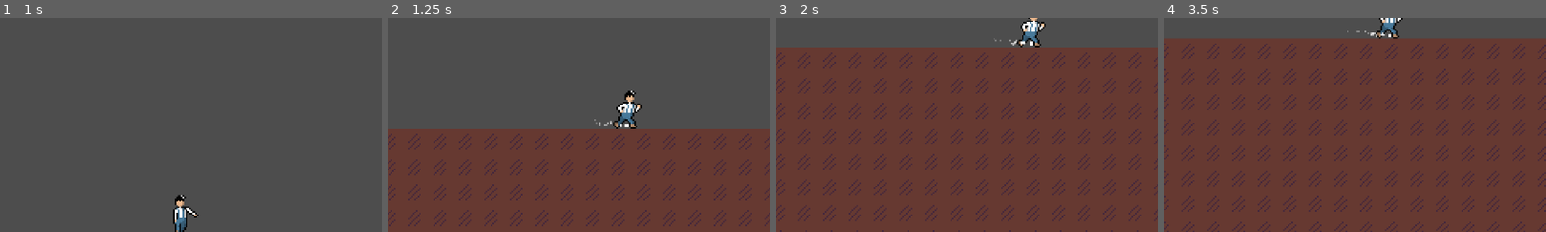
Above: before the commit, frames 1-4 (left to right).
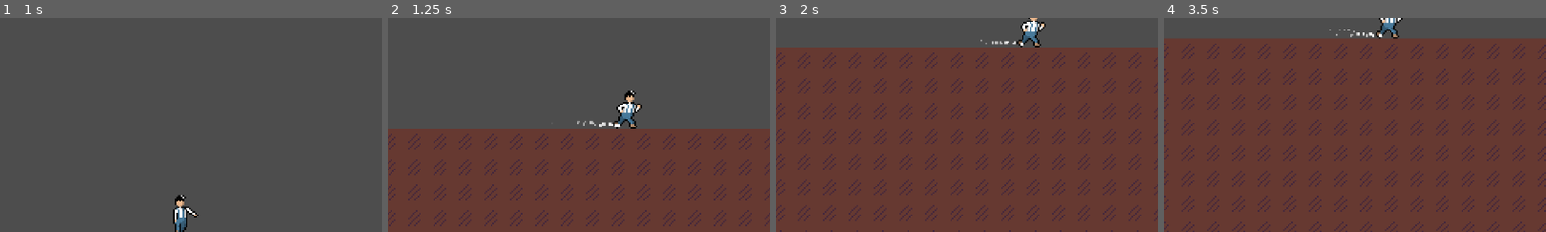
Above: after the commit, the same moments.

Repository: tixvage/bgj25.2
Game: Godot game, scene res://scenes/main.tscn
The game is run twice, just before and just after one commit, with the same random seed, the same clock (stepped at 60 frames per second) and the same inputs. The engine's default icon, where the game draws it, is replaced by a stand-in: a white triangle on a blue panel in a dark square. Sound files missing from this copy of the repository are replaced by a short silence.
Inputs (mouse positions are % of the whole screen's width and height, from its top left):
- Up to frame 1 (1 s): move the mouse to (72, 45) at 0.52 s; hold D (move_right) from 0.53 s (still down); click (72, 45) at 0.6 s; tap W (move_up) at 0.77 s
- Up to frame 2 (1.25 s): keep holding D (move_right)
- Up to frame 3 (2 s): keep holding D (move_right); move the mouse to (30, 55) at 1.27 s; click (30, 55) at 1.35 s; tap W (move_up) at 1.52 s
- Up to frame 4 (3.5 s): move the mouse to (60, 28) at 2.02 s; release D (move_right) at 2.03 s; hold A (move_left) 2.03-2.78 s; click (60, 28) at 2.1 s; move the mouse to (45, 70) at 2.77 s; hold D (move_right) from 2.78 s (still down); click (45, 70) at 2.85 s; tap W (move_up) at 3.02 s
The pictures show only the part of the screen within x 27-77%, y 49-98%; the shares and areas given below are measured in that part.

Frame 1 is identical in both runs. In frame 2, 0.2% of the frame differs, in the area x 49-64%, y 47-52%; in frame 3, 0.1%; in frame 4, 0.2%, in the area x 43-60%, y 5-10%.

Commit message:
particle tweak

Diff:
--- a/particles/move.tscn
+++ b/particles/move.tscn
@@ -10,7 +10,6 @@
 
 [node name="Move" type="CPUParticles2D"]
 amount = 32
-lifetime = 0.5
 direction = Vector2(0, -1)
 spread = 90.0
 gravity = Vector2(0, 50)
--- a/scenes/demo_world.tscn
+++ b/scenes/demo_world.tscn
@@ -698,13 +698,12 @@
 script = ExtResource("1_hym41")
 player_datas = Array[ExtResource("2_70cc3")]([SubResource("Resource_25m8j"), SubResource("Resource_4qpdp"), SubResource("Resource_n31jq")])
 
-[node name="MoveParticle" parent="Player" instance=ExtResource("11_33be7")]
+[node name="Root" type="Node2D" parent="Player"]
+
+[node name="MoveParticle" parent="Player/Root" instance=ExtResource("11_33be7")]
 z_index = 50
-z_as_relative = false
-position = Vector2(0, 10)
-lifetime = 0.1
-
-[node name="Root" type="Node2D" parent="Player"]
+position = Vector2(-6, 10)
+lifetime = 0.15
 
 [node name="HandArea" type="Area2D" parent="Player/Root"]
 position = Vector2(7, 1)
--- a/scripts/player.gd
+++ b/scripts/player.gd
@@ -13,7 +13,7 @@
 
 @onready var root: Node2D = $Root
 #@onready var sprite: Sprite2D = $Root/Sprite2D
-@onready var move_particle: CPUParticles2D = $MoveParticle
+@onready var move_particle: CPUParticles2D = $Root/MoveParticle
 @onready var sprite: AnimatedSprite2D = $Root/AnimatedSprite2D
 @onready var hand_area: Area2D = $Root/HandArea
 @onready var dash_ray: RayCast2D = $DashRay
